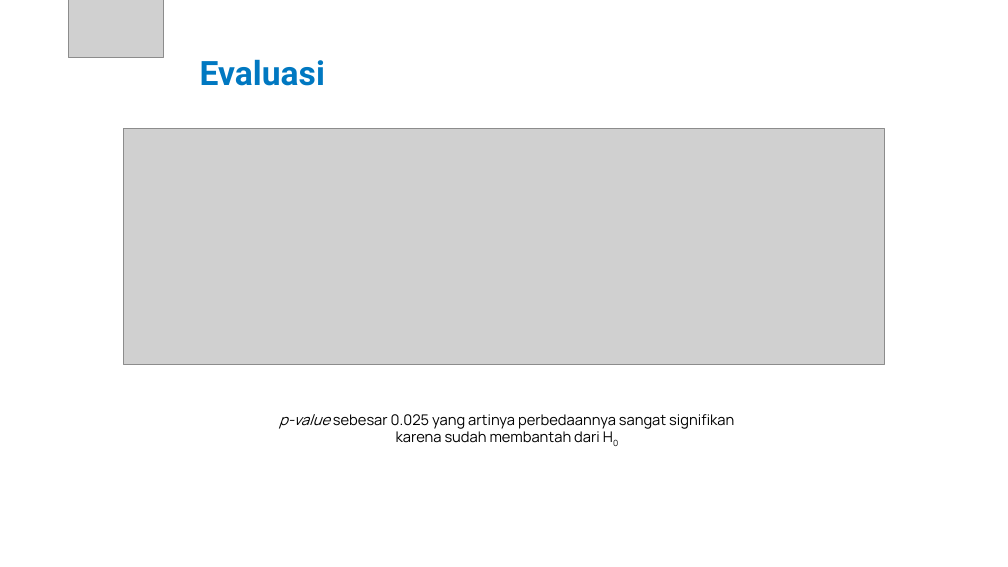
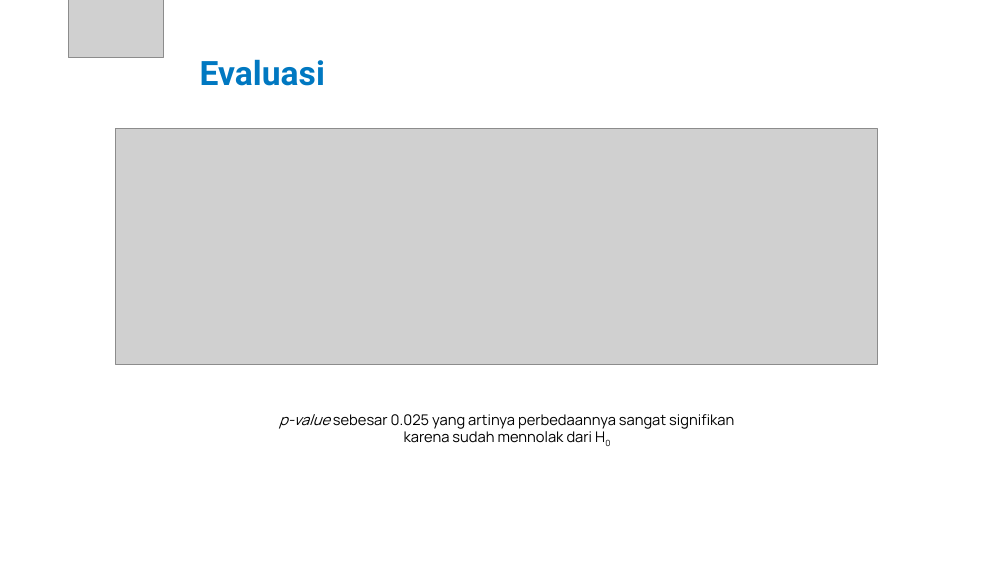
Before and after one commit to tdimk2023p/final-project-gzaber00, a slide deck: slide 20 of Laporan/6025222014_FP_Gamifikasi_SKM.pptx (slide 18 before the commit). Drawn at 1008x567 pixels with LibreOffice and Linux fonts; fonts in the diff are those of the drawing; grey boxes stand for pictures; background and template pictures are left out. Boxes give left, top, right and bottom in pixels: in the first picture for what was removed or moved away, otherwise in the second. Text is boxed around its words. In the diff, an @@ line names an element or a change of style, - is before the commit and + after.

```diff
--- a/Laporan/6025222014_FP_Gamifikasi_SKM.pptx
+++ b/Laporan/6025222014_FP_Gamifikasi_SKM.pptx
@@ picture: place and size @@
-picture at [123, 129, 885, 364]
+picture at [116, 129, 877, 364]
@@ text at [279, 414, 734, 443]: text changed @@
-p-value sebesar 0.025 yang artinya perbedaannya sangat signifikan karena sudah membantah dari H0
+p-value sebesar 0.025 yang artinya perbedaannya sangat signifikan karena sudah mennolak dari H0
```
Also in this commit, not shown: 6 other slides changed, 2 slides added, 1 other file.
